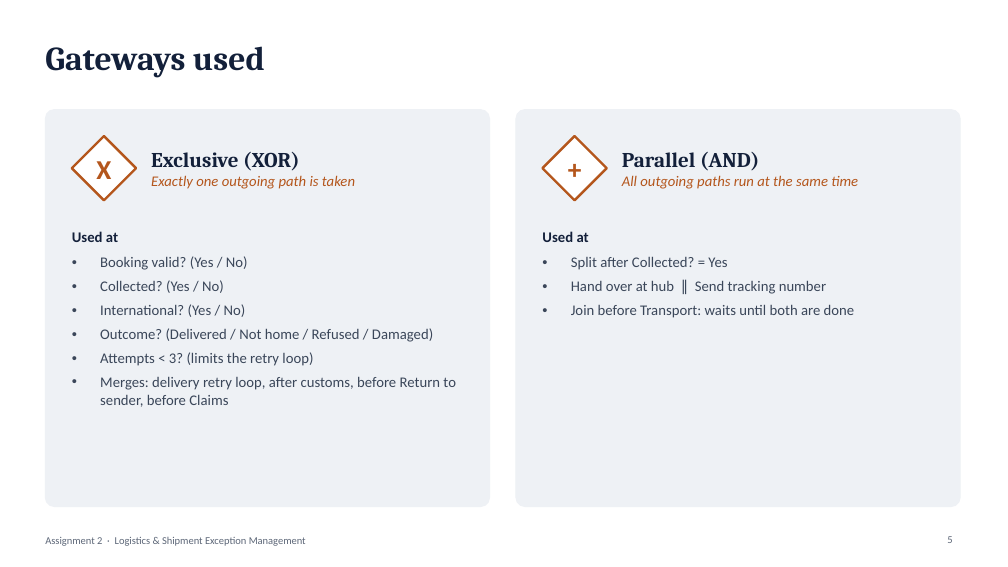
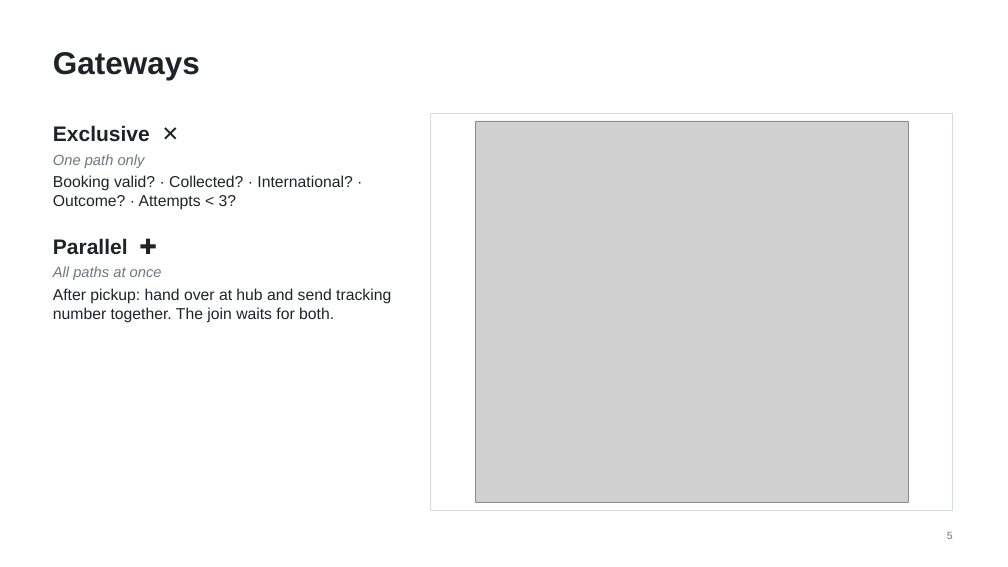
Before and after one commit to NoThisIsVIN/WFA_Assignment, a slide deck: slide 5 of Assignment2_Logistics/Logistics_Presentation.pptx. Drawn at 1008x567 pixels with LibreOffice and Linux fonts; fonts in the diff are those of the drawing; grey boxes stand for pictures. Boxes give left, top, right and bottom in pixels: in the first picture for what was removed or moved away, otherwise in the second. Text is boxed around its words. In the diff, an @@ line names an element or a change of style, - is before the commit and + after.

```diff
--- a/Assignment2_Logistics/Logistics_Presentation.pptx
+++ b/Assignment2_Logistics/Logistics_Presentation.pptx
@@ title at (53,52,200,80): text changed; size 32 to 30 pt; font Cambria to Arial; text colour #13203A to #1F2328 @@
-Gateways used
+Gateways
@@ rounded rectangle removed at (45,110,490,507) @@
@@ rectangle added at (431,113,953,510), fill #FFFFFF, outline #D8DCE1 0.75 pt @@
@@ rounded rectangle removed at (516,110,961,507) @@
@@ text added at (53,125,391,323), 15 pt, text #1F2328 @@
+Exclusive ✕
+One path only
+Booking valid? · Collected? · International? · Outcome? · Attempts < 3?
+Parallel ✚
+All paths at once
+After pickup: hand over at hub and send tracking number together. The join waits for both.
@@ diamond removed at (72,136,136,200) @@
@@ picture added at (476,121,908,503) @@
@@ diamond removed at (542,136,606,200) @@
@@ text removed at (542,136,606,200) @@
-+
@@ text removed at (96,161,111,179) @@
-X
@@ text removed at (151,152,355,189) @@
-Exclusive (XOR)
-Exactly one outgoing path is taken
@@ text removed at (622,152,858,189) @@
-Parallel (AND)
-All outgoing paths run at the same time
@@ text removed at (72,231,118,242) @@
-Used at
@@ text removed at (542,231,589,242) @@
-Used at
@@ text removed at (100,256,456,407) @@
-• Booking valid? (Yes / No)
-• Collected? (Yes / No)
-• International? (Yes / No)
-• Outcome? (Delivered / Not home / Refused / Damaged)
-• Attempts < 3? (limits the retry loop)
-• Merges: delivery retry loop, after customs, before Return to sender, before Claims
@@ text removed at (571,257,855,318) @@
-• Split after Collected? = Yes
-• Hand over at hub ∥ Send tracking number
-• Join before Transport: waits until both are done
@@ text removed at (45,537,306,546) @@
-Assignment 2 · Logistics & Shipment Exception Management
@@ page number at (947,532,953,539): font Calibri to Arial, text colour #5D6778 to #6E7781 @@
```
Also in this commit, not shown: 7 other slides changed, 1 slide added, 1 slide removed, 2 other files.
